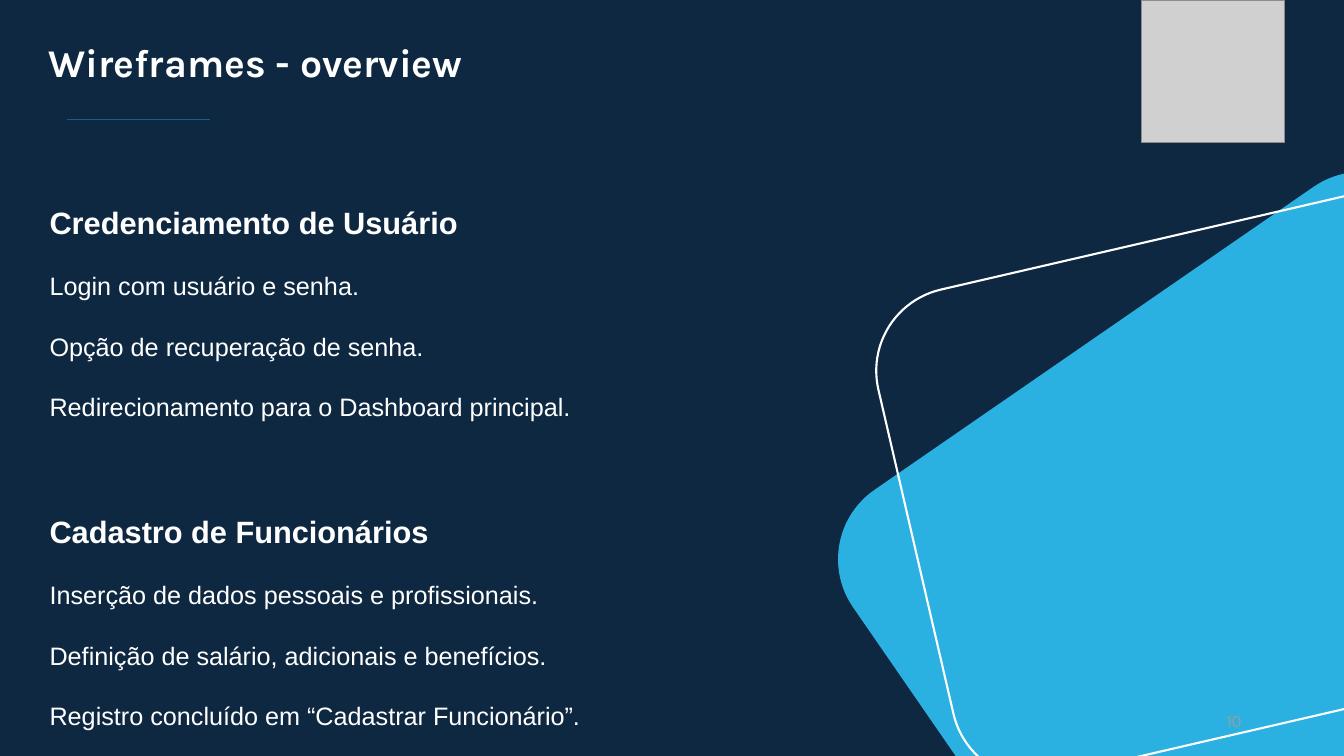
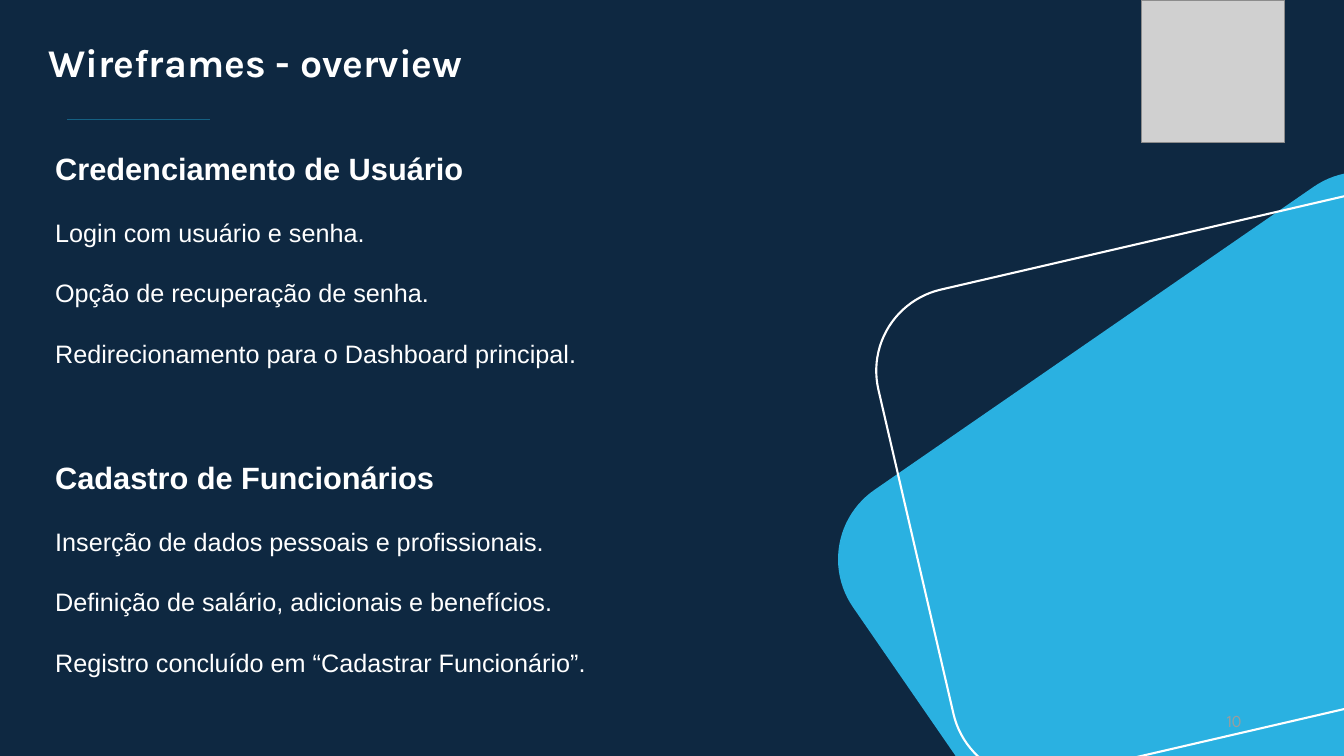
Before and after one commit to pm-puc-minas/calculo-folha-pagamento-lab2-grupo6, a slide deck: slide 10 of doc/Apresentação 1 PM.pptx. Drawn at 1344x756 pixels with LibreOffice and Linux fonts; fonts in the diff are those of the drawing; grey boxes stand for pictures; background and template pictures are left out. Boxes give left, top, right and bottom in pixels: in the first picture for what was removed or moved away, otherwise in the second. Text is boxed around its words. In the diff, an @@ line names an element or a change of style, - is before the commit and + after.

```diff
--- a/doc/Apresentação 1 PM.pptx
+++ b/doc/Apresentação 1 PM.pptx
@@ text "Credenciamento de Usuário": place and size @@
-text "Credenciamento de Usuário" at <box>50,211,580,731</box>
+text "Credenciamento de Usuário" at <box>55,157,586,677</box>
```
Also in this commit, not shown: 15 other slides changed, 1 other file.
